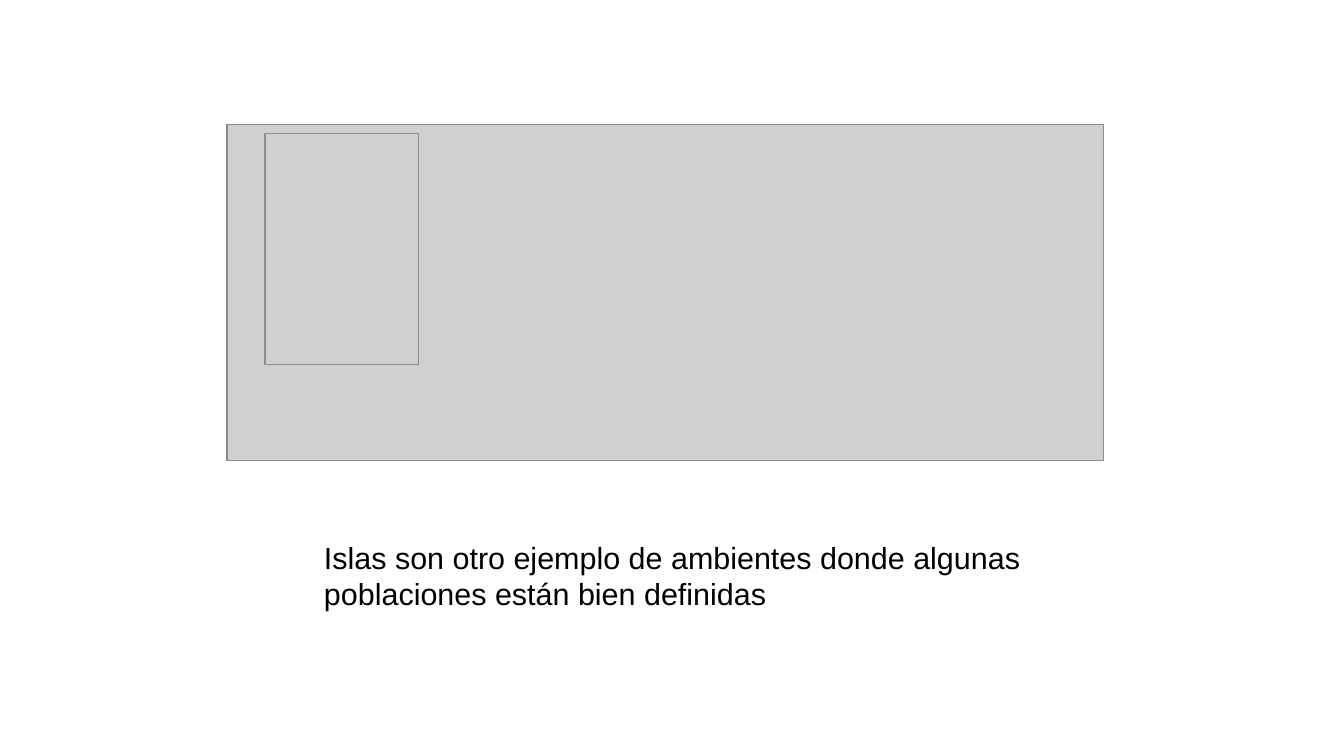
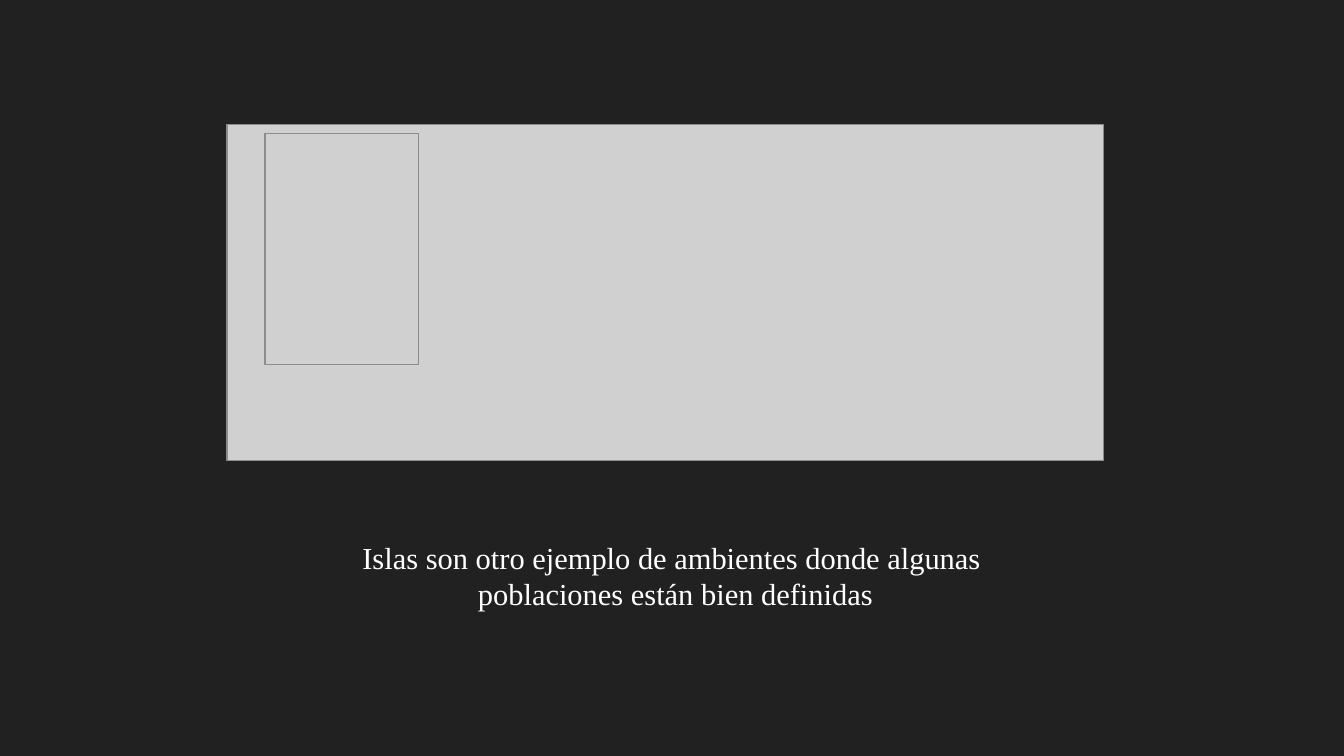
Before and after one commit to gerardommc/Ecologia-poblaciones, a slide deck: slide 14 of Unidad-1/Poblacion.odp (slide 10 before the commit). Drawn at 1344x756 pixels with LibreOffice and Linux fonts; fonts in the diff are those of the drawing; grey boxes stand for pictures. Boxes give left, top, right and bottom in pixels: in the first picture for what was removed or moved away, otherwise in the second. Text is boxed around its words. In the diff, an @@ line names an element or a change of style, - is before the commit and + after.

Commit message:
Cambios poblacion 2

```diff
--- a/Unidad-1/Poblacion.odp
+++ b/Unidad-1/Poblacion.odp
@@ background #FFFFFF to #212121 @@
@@ text "Islas son otro ejemplo de ..." at (362,548,980,612): font Arial to Times New Roman, text colour #000000 to #FFFFFF; alignment left to centre @@
```
Also in this commit, not shown: 14 other slides changed, 4 slides added, 1 other file.
